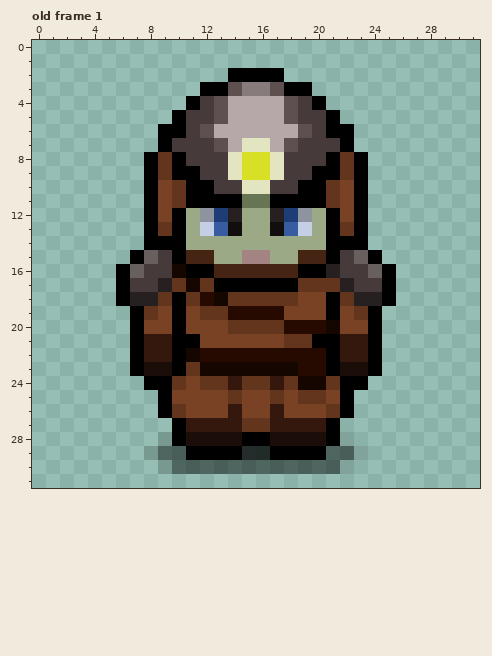
File history of a pixel-art file, Autres/Projet ZeldaLike/illu/MainCharacter.aseprite. Above, as it was before the edit.
32x32 pixels, 2 frames. Colours within 5 levels of each other are drawn and written as one. Shown: old frame 1. The commit also changed other frames, which this record leaves out.
Once edited:
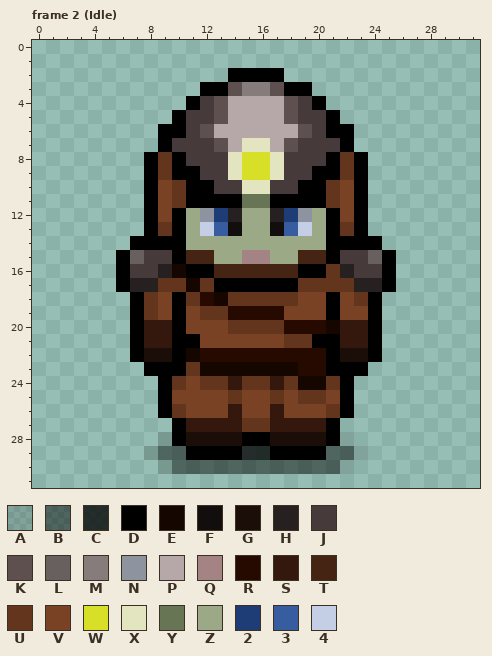
Palette (. is transparent): A #00000024  B #00000078  C #000000c2  D #000000  E #160600  F #130e0e  G #1b0d07  H #262020  J #473a3a  K #5f5050  L #685f5f  M #867c7c  N #8d94a0  P #b6a8a8  Q #a48385  R #260a00  S #34180e  T #452413  U #63351d  V #794225  W #d7df26  X #e3e5c1  Y #687555  Z #9ba986  2 #1e3c75  3 #385ca0  4 #c4cfe5
A new or re-ordered frame is compared with the old frame closest to it.
Difference:
frames 2 -> 45
Frame 2 (Idle) is new; against old frame 1:
y 14: x 7 . -> D; x 24 . -> D
y 15: x 6..8 .DL -> DLJ; x 23..25 LD. -> JLD
y 16: x 7 L -> J; x 9 J -> H; x 21..22 HJ -> UH; x 24 L -> J
y 17: x 7..9 JJH -> HHU; x 22..24 HJJ -> UHH
y 18: x 6..9 DHHU -> .DUV; x 22..25 UHHD -> VUD.
y 19: x 23 U -> V
y 20: x 8..9 VV -> SS; x 22..23 VV -> SS
y 22: x 8..9 SS -> GG; x 22..23 SS -> GG
y 23: x 7..9 DGG -> .DD; x 22..24 GGD -> DD.
y 24: x 8 D -> .; x 23 D -> .
